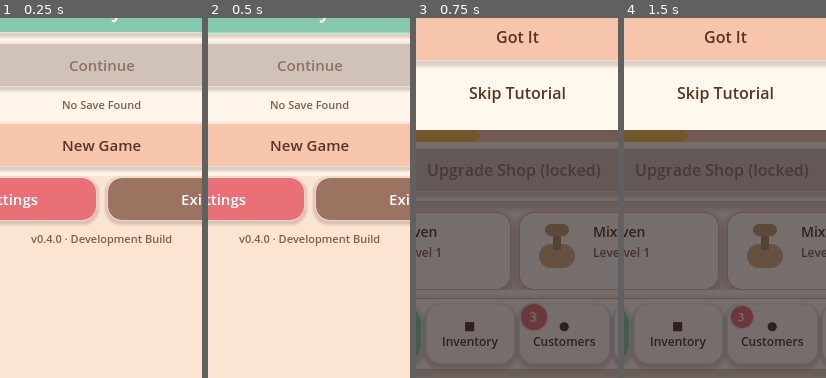
Above: before the commit, frames 1-4 (left to right).
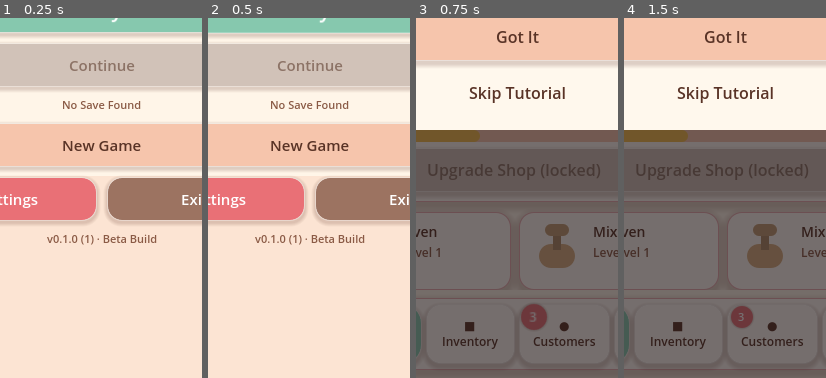
Above: after the commit, the same moments.

Repository: 229MVP/Sugar-Street-Tycoon
Game: Godot game, scene res://scenes/main/title_screen.tscn
Same seed, same stepped clock (60 frames per second), same inputs: the game is played once before the commit and once after it.
Inputs:
- Up to frame 1 (0.25 s): no input
- Up to frame 2 (0.5 s): no input
- Up to frame 3 (0.75 s): click "Play" at 0.5 s
- Up to frame 4 (1.5 s): click "◆ Shop" at 1.25 s
The pictures show only the part of the screen within x 25-75%, y 50-100%; the shares and areas given below are measured in that part.

The runs differ from the first frame. In frame 1, 0.9% of the frame differs, in the area x 15-86%, y 60-64%; in frame 2, 0.9%; in frame 3, nothing differs; in frame 4, nothing differs.

Commit message:
Align version display with BuildConfig (Beta 0.1.0)
Co-authored-by: 229MVP <229MVP@users.noreply.github.com>

Diff:
--- a/project.godot
+++ b/project.godot
@@ -7,7 +7,7 @@
 
 config/name="Sugar Street Tycoon: Match & Build"
 config/description="Match-3 and dessert shop management prototype."
-config/version="0.4.0"
+config/version="0.1.0"
 ; F5 / Run Project must open the Title Screen — never the puzzle host (main.tscn).
 run/main_scene="res://scenes/main/title_screen.tscn"
 config/features=PackedStringArray("4.3", "Mobile")
--- a/scripts/main/title_screen.gd
+++ b/scripts/main/title_screen.gd
@@ -109,7 +109,7 @@
 		pass
 
 	var version := Label.new()
-	version.text = "v%s · Development Build" % str(ProjectSettings.get_setting("application/config/version", "0.0.0"))
+	version.text = "v%s · %s Build" % [BuildConfig.version_label(), BuildConfig.environment_label()]
 	version.horizontal_alignment = HORIZONTAL_ALIGNMENT_CENTER
 	version.add_theme_font_size_override("font_size", 11)
 	version.add_theme_color_override("font_color", SugarStreetColors.WOOD_BROWN)
